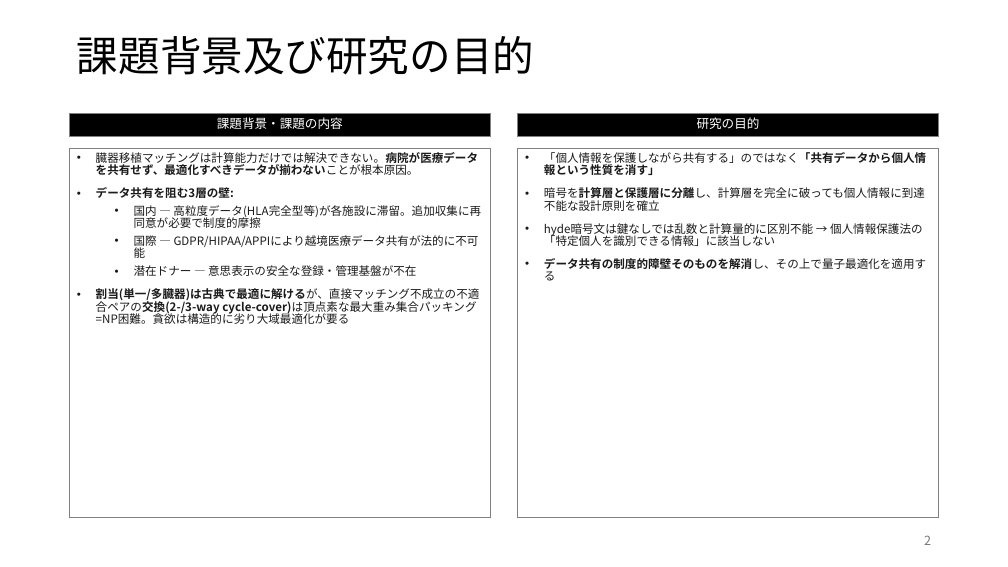
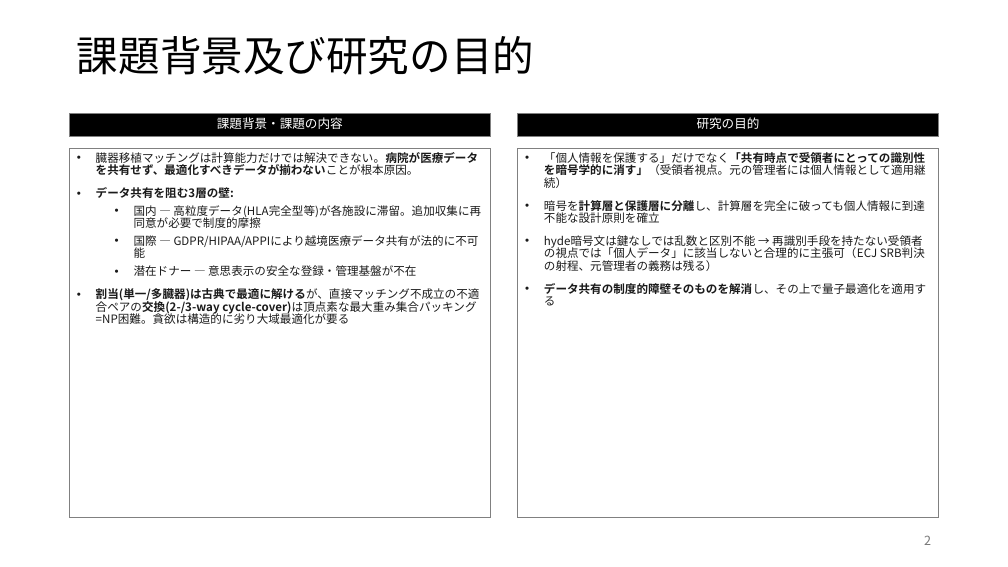
Before and after one commit to Ryujiyasu/niobi, a slide deck: slide 2 of docs/submission/summary_official.pptx. Drawn at 1008x567 pixels with LibreOffice and Linux fonts; fonts in the diff are those of the drawing. Boxes give left, top, right and bottom in pixels: in the first picture for what was removed or moved away, otherwise in the second. Text is boxed around its words. In the diff, an @@ line names an element or a change of style, - is before the commit and + after.

Commit message:
docs: over-claim 3点を判例射程込みで緩和（APPI/恣意性/TEE）＋成果物再生成
専門家審査で過剰断定が信頼度を割り引く点に対応。主張は撤回せず「限界を自分で正確に引く」形へ:
- APPI: 「定義を満たさない/性質を消す/概念が消滅する」を撤回し、「再識別手段を持たない
  受領者の視点では該当しないと合理的に主張できる（元の管理者＝医療機関には適用継続）」へ。
  容易照合性を明記し非個人情報化は断定せず（個情委判断）。ECJ SRB判決(C-413/23 P)の射程を
  明記（仮名化≠暗号化の外挿/元管理者に適用継続/文脈依存リスクベース評価）。引用は維持。
- 恣意性: 「ゼロにする/数学的に保証」→「計算過程の手続き的恣意性を排除。評価関数の重みづけ
  （価値判断）は計算の外側に残ることを明示し、透明化・検証可能に」。
- TEE: 「FHE公開鍵の非公開化」→「アクセス制御された暗号化ゲート」。「暗号文＝認証済みの証明」
  →「強い状況証拠（TEE境界依存）」。TEE破綻時は真正性の劣化のみで秘匿性はhydeで無傷、真正性も
  argo等で多層担保＝単一障害点でないことを明示。

report_draft.md / generate_summary_official.py を修正し official成果物4点を再生成・再匿名化
（作成者空欄、表紙の氏名のみ保持、本文・概要版は匿名）。

```diff
--- a/docs/submission/summary_official.pptx
+++ b/docs/submission/summary_official.pptx
@@ text in rectangle at [544, 152, 926, 188]: text changed @@
-• 「個人情報を保護しながら共有する」のではなく「共有データから個人情報という性質を消す」
+• 「個人情報を保護する」だけでなく「共有時点で受領者にとっての識別性を暗号学的に消す」（受領者視点。元の管理者には個人情報として適用継続）
@@ text in rectangle at [544, 235, 922, 271]: text changed @@
-• hyde暗号文は鍵なしでは乱数と計算量的に区別不能 → 個人情報保護法の「特定個人を識別できる情報」に該当しない
+• hyde暗号文は鍵なしでは乱数と区別不能 → 再識別手段を持たない受領者の視点では「個人データ」に該当しないと合理的に主張可（ECJ SRB判決の射程、元管理者の義務は残る）
```
Also in this commit, not shown: 2 other slides changed, 5 other files.
